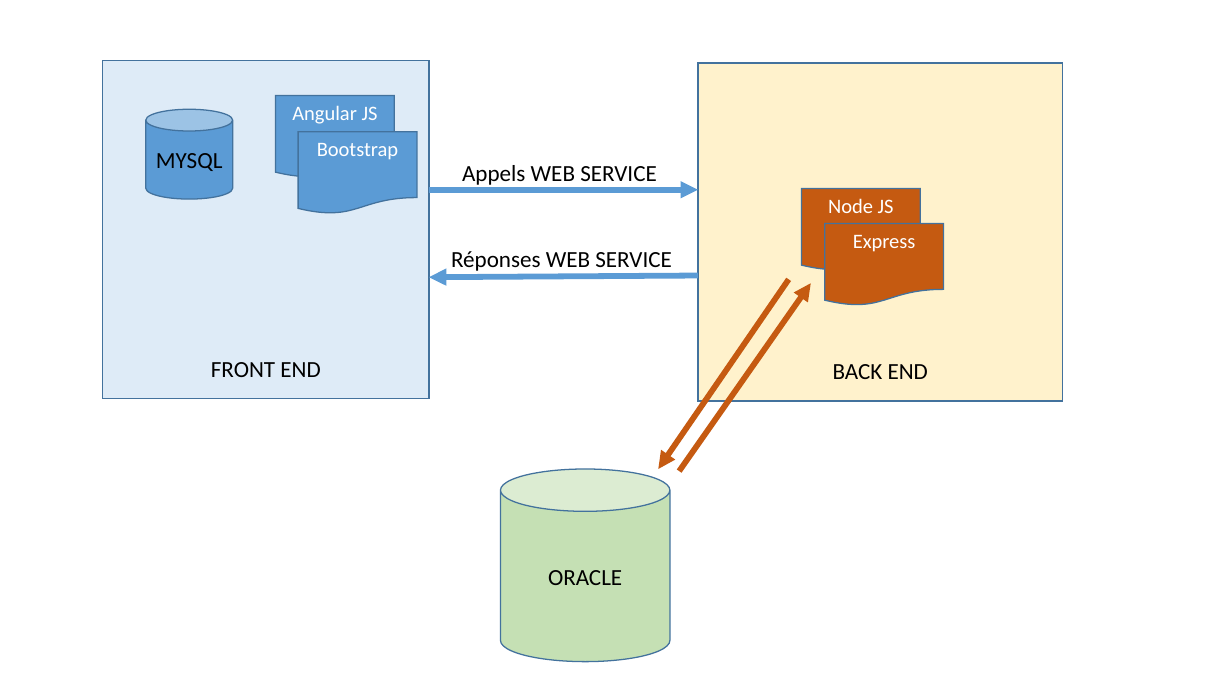
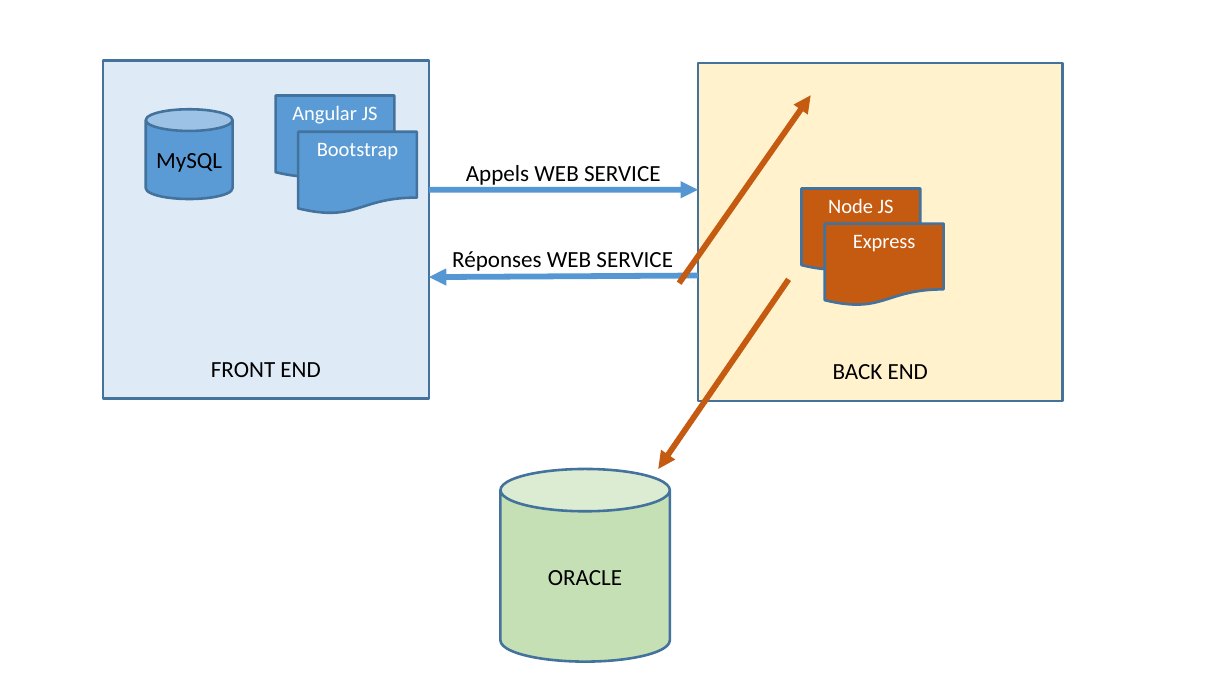
Before and after one commit to GillesLB/Dossier-CO, a slide deck: slide 1 of Présentation1.pptx. Drawn at 1232x693 pixels with LibreOffice and Linux fonts; fonts in the diff are those of the drawing. Boxes give left, top, right and bottom in pixels: in the first picture for what was removed or moved away, otherwise in the second. Text is boxed around its words. In the diff, an @@ line names an element or a change of style, - is before the commit and + after.

```diff
--- a/Présentation1.pptx
+++ b/Présentation1.pptx
@@ cylinder "MySQL" at (146,109,233,199): outline #43739E 1 pt to #43739E 2 pt; proportions changed @@
@@ freeform shape added at (679,95,811,283), outline #C55A11 4.51 pt @@
@@ outline #43739E 1 pt to #43739E 2 pt in 3 elements at (103,60,429,398), (698,63,1063,401), (299,132,418,214) @@
@@ text in cylinder at (156,153,222,172): text changed @@
-MYSQL
+MySQL
@@ text "Appels WEB SERVICE": place and size @@
-text "Appels WEB SERVICE" at (462,165,657,188)
+text "Appels WEB SERVICE" at (466,165,661,188)
@@ arrow removed from (698, 275) to (429, 277) @@
@@ freeform shape added at (429,275,698,277), outline #5698D3 4.51 pt @@
@@ arrow removed from (789, 279) to (658, 470) @@
@@ freeform shape added at (659,279,789,469), outline #C55A11 4.51 pt @@
@@ arrow removed from (679, 471) to (811, 284) @@
@@ cylinder "ORACLE" at (501,470,670,663): outline #43739E 1 pt to #43739E 2 pt; proportions changed @@
```
Also in this commit, not shown: 11 other files.
